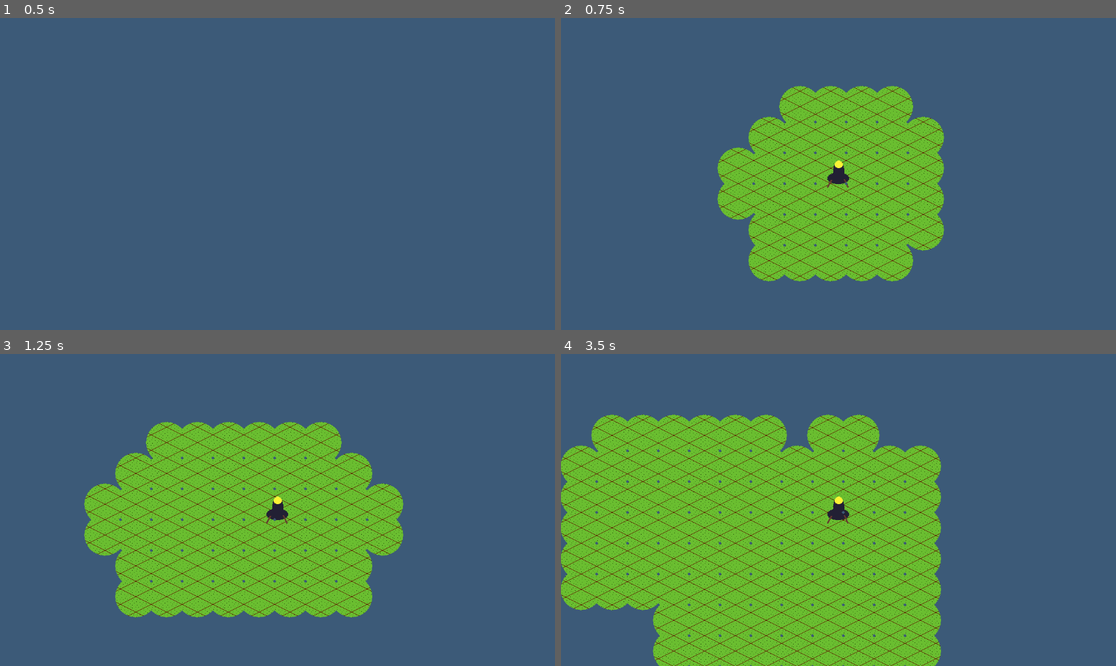
Above: before the commit, frames 1-4 (two rows, left to right).
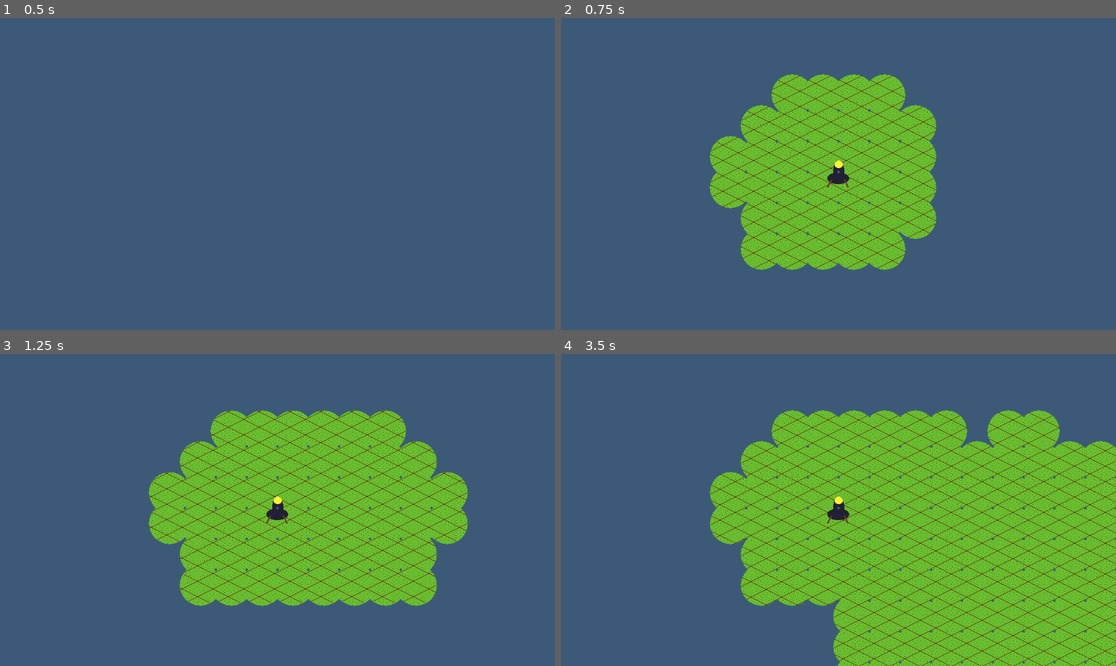
Above: after the commit, the same moments.

Repository: emersonh16/drifterz
Game: Godot game, scene res://src/world.tscn
Same seed, same stepped clock (60 frames per second), same inputs: the game is played once before the commit and once after it.
Inputs:
- Up to frame 1 (0.5 s): no input
- Up to frame 2 (0.75 s): tap Enter at 0.5 s; hold Right (ui_right) from 0.53 s (still down)
- Up to frame 3 (1.25 s): keep holding Right (ui_right)
- Up to frame 4 (3.5 s): release Right (ui_right) at 1.28 s; hold Down (ui_down) 1.28-2.03 s; hold Right (ui_right) 2.03-2.78 s; hold W (ui_up) from 2.78 s (still down)

Frame 1 is identical in both runs. In frame 2, 4.5% of the frame differs, in the area x 26-70%, y 18-85%; in frame 3, 17%; in frame 4, 51%, in the area x 0-100%, y 18-100%.

Commit message:
try again

Diff:
--- a/src/vfx/FogPainter.gd
+++ b/src/vfx/FogPainter.gd
@@ -1,43 +1,22 @@
 extends Node2D
 
 func _process(_delta: float) -> void:
+	# We redraw every frame to ensure smooth movement/updates
+	# (We will optimize this later if the dictionary gets huge)
 	queue_redraw()
 
 func _draw() -> void:
-	# 1. Get the Main Camera and Screen Stats
-	var viewport = get_viewport()
-	var camera = get_tree().root.get_camera_2d()
-	if not camera: return
-
-	var screen_size = viewport.size
-	var cam_pos = camera.global_position
-
-	# 2. Fill the screen with "Fog" (Black) - equivalent to JS ctx.fillRect
-	# We draw a massive rectangle covering the viewport to ensure opacity
-	draw_rect(Rect2(Vector2.ZERO, screen_size), Color.BLACK)
-
-	# 3. Setup "Hole" Drawing (Destination-Out equivalent)
-	# In Godot, we draw transparent shapes on top, but for the shader mask,
-	# we usually draw White on Black (or vice versa).
-	# Let's draw WHITE circles that the shader will turn Transparent.
+	# 1. Set the "Hole" color to White
 	var hole_color = Color.WHITE
 	var tile_size = MiasmaManager.TILE_SIZE
-	var half_size = Vector2(tile_size, tile_size) / 2.0
 
-	# 4. Calculate the Camera Offset (The JS Logic: -cx + w/2)
-	# This vector converts a World Coordinate to a Screen Coordinate
-	var screen_center = Vector2(screen_size.x / 2.0, screen_size.y / 2.0)
-	var world_to_screen_offset = screen_center - cam_pos
+	# 2. Loop through every cleared tile in the Manager
+	for grid_pos in MiasmaManager.cleared_tiles:
+		# 3. Convert Grid Coordinate -> World Position
+		# (Note: If your game is Isometric, we will adjust this math shortly)
+		var draw_pos = Vector2(grid_pos.x * tile_size, grid_pos.y * tile_size)
 
-	# 5. Draw the Holes
-	for grid_pos in MiasmaManager.cleared_tiles:
-		var world_pos = Vector2(grid_pos.x * tile_size, grid_pos.y * tile_size)
-
-		# KEY FIX: Manually convert to Screen Space
-		var screen_draw_pos = world_pos + world_to_screen_offset
-
-		# Optimization: Don't draw if way off screen (Culling)
-		if not Rect2(Vector2.ZERO, screen_size).has_point(screen_draw_pos):
-			continue
-
-		draw_circle(screen_draw_pos + half_size, tile_size / 1.5, hole_color)
+		# 4. Draw a Circle for the hole (Soft and organic)
+		# We add half a tile size to center it
+		var center = draw_pos + Vector2(tile_size / 2.0, tile_size / 2.0)
+		draw_circle(center, tile_size / 1.5, hole_color)
--- a/src/world.tscn
+++ b/src/world.tscn
@@ -34,7 +34,6 @@
 position = Vector2(500, 300)
 
 [node name="MiasmaSheet" type="CanvasLayer" parent="."]
-follow_viewport_enabled = false
 
 [node name="MiasmaColorRect" type="ColorRect" parent="MiasmaSheet"]
 material = SubResource("ShaderMaterial_jvefd")
Not shown: 1 places in src/world.tscn that only renumber resources
Not shown, added: CHATGPT_PROMPT.md
